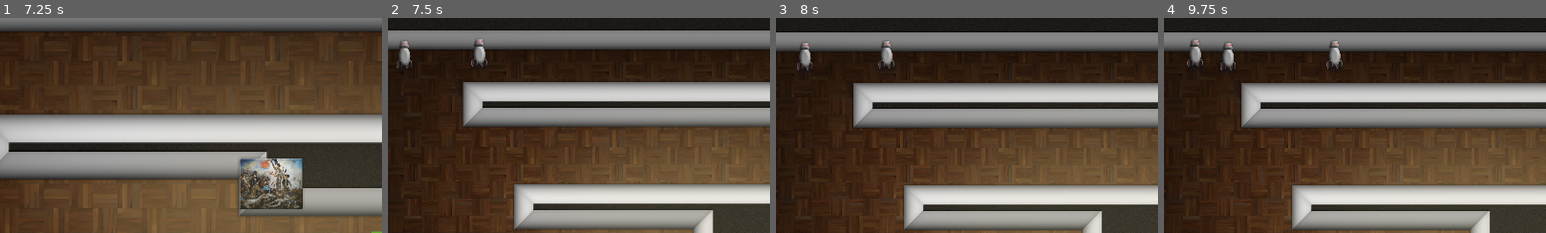
Above: before the commit, frames 1-4 (left to right).
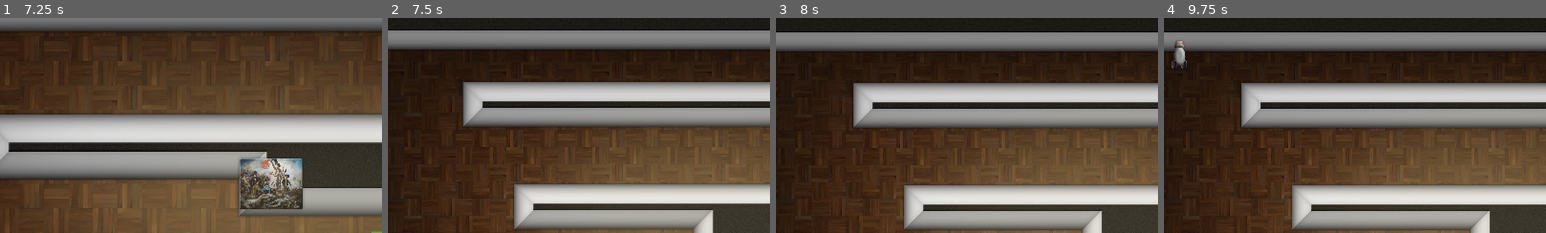
Above: after the commit, the same moments.

Repository: vibrunazo/godot-laststand
Game: Godot game, scene res://scenes/opening.tscn
Same seed, same stepped clock (60 frames per second), same inputs: the game is played once before the commit and once after it.
Inputs (mouse positions are % of the whole screen's width and height, from its top left):
- Up to frame 1 (7.25 s): click "Skip intro" at 0.5 s; tap Enter at 1.25 s; move the mouse to (72, 45) at 1.27 s; click (72, 45) at 1.42 s; click "Play" at 2 s; click (62, 65) at 2.75 s; click (26, 41) at 3.5 s; click (59, 60) at 4.25 s; click (49, 17) at 5 s; click (59, 60) at 5.75 s; click (73, 41) at 6.5 s
- Up to frame 2 (7.5 s): move the mouse to (90, 89) at 7.27 s; click (90, 89) at 7.42 s
- Up to frame 3 (8 s): no input
- Up to frame 4 (9.75 s): move the mouse to (60, 28) at 8.02 s; click (60, 28) at 8.17 s; move the mouse to (45, 70) at 8.77 s; click (45, 70) at 8.92 s; move the mouse to (80, 65) at 9.52 s; click (80, 65) at 9.67 s
The pictures show only the part of the screen within x 7-57%, y 0-50%; the shares and areas given below are measured in that part.

Frame 1 is identical in both runs. In frame 2, 0.6% of the frame differs, in the area x 2-26%, y 9-24%; in frame 3, 0.6%; in frame 4, 1.2%, in the area x 2-47%, y 10-25%.

Commit message:
rebalance waves difficulties

Diff:
--- a/scenes/monalisa_tower.tscn
+++ b/scenes/monalisa_tower.tscn
@@ -180,7 +180,7 @@
 position = Vector2(-48, -20)
 
 [node name="AttackTimer" parent="." index="3"]
-wait_time = 5.0
+wait_time = 7.0
 
 [node name="AudioFire" parent="." index="5"]
 stream = SubResource("AudioStreamRandomizer_e4628")
--- a/scenes/spawner.gd
+++ b/scenes/spawner.gd
@@ -11,6 +11,8 @@
 @export var num_waves: int = 5
 ## Which wave to start in by index
 @export var starting_wave: int = 0
+## How long in seconds the next wave starts after the previous one finished spawning
+@export var time_between_waves: float = 60
 
 ## emitted when all enemies of one wave have been defeated
 signal wave_defeated()
@@ -28,7 +30,7 @@
 	num_waves = waves.size()
 	if starting_wave < num_waves:
 		current_wave = starting_wave
-	await get_tree().create_timer(1).timeout
+	await get_tree().create_timer(3).timeout
 	start_spawner()
 
 func start_spawner():
@@ -71,7 +73,7 @@
 
 func on_wave_finished_spawning(wave_index: int):
 	print('wave %s finished spawning all %s enemies' % [wave_index, wave_states[wave_index].max_enemies])
-	await get_tree().create_timer(15).timeout
+	await get_tree().create_timer(time_between_waves).timeout
 	next_wave(wave_index)
 
 func on_wave_defeated(wave_index: int):
--- a/scenes/spawner.tscn
+++ b/scenes/spawner.tscn
@@ -11,12 +11,12 @@
 script = ExtResource("3_3exhg")
 enemy_to_spawn = 0
 max_spawns = 5
-spawn_timer = 2.0
+spawn_timer = 4.5
 
 [sub_resource type="Resource" id="Resource_coqef"]
 script = ExtResource("3_6odq1")
 enemy_spawns = Array[ExtResource("3_3exhg")]([SubResource("Resource_owfgx")])
-wave_money_reward = 200
+wave_money_reward = 250
 
 [sub_resource type="Resource" id="Resource_ijh13"]
 script = ExtResource("3_3exhg")
@@ -38,12 +38,29 @@
 [sub_resource type="Resource" id="Resource_tsd1v"]
 script = ExtResource("3_3exhg")
 enemy_to_spawn = 1
-max_spawns = 3
-spawn_timer = 3.0
+max_spawns = 2
+spawn_timer = 4.0
 
 [sub_resource type="Resource" id="Resource_vm2me"]
 script = ExtResource("3_6odq1")
 enemy_spawns = Array[ExtResource("3_3exhg")]([SubResource("Resource_2wr0n"), SubResource("Resource_tsd1v")])
+wave_money_reward = 400
+
+[sub_resource type="Resource" id="Resource_cgukh"]
+script = ExtResource("3_3exhg")
+enemy_to_spawn = 0
+max_spawns = 12
+spawn_timer = 1.2
+
+[sub_resource type="Resource" id="Resource_dsv0v"]
+script = ExtResource("3_3exhg")
+enemy_to_spawn = 1
+max_spawns = 3
+spawn_timer = 3.0
+
+[sub_resource type="Resource" id="Resource_vus73"]
+script = ExtResource("3_6odq1")
+enemy_spawns = Array[ExtResource("3_3exhg")]([SubResource("Resource_cgukh"), SubResource("Resource_dsv0v")])
 wave_money_reward = 400
 
 [sub_resource type="Resource" id="Resource_0clgq"]
@@ -61,10 +78,27 @@
 [sub_resource type="Resource" id="Resource_kdmua"]
 script = ExtResource("3_6odq1")
 enemy_spawns = Array[ExtResource("3_3exhg")]([SubResource("Resource_0clgq"), SubResource("Resource_wpdfw")])
+wave_money_reward = 300
+
+[sub_resource type="Resource" id="Resource_r2qp7"]
+script = ExtResource("3_3exhg")
+enemy_to_spawn = 0
+max_spawns = 30
+spawn_timer = 0.5
+
+[sub_resource type="Resource" id="Resource_nqq5l"]
+script = ExtResource("3_3exhg")
+enemy_to_spawn = 1
+max_spawns = 20
+spawn_timer = 1.5
+
+[sub_resource type="Resource" id="Resource_l6trg"]
+script = ExtResource("3_6odq1")
+enemy_spawns = Array[ExtResource("3_3exhg")]([SubResource("Resource_r2qp7"), SubResource("Resource_nqq5l")])
 wave_money_reward = 200
 
 [node name="Spawner" type="Node"]
 script = ExtResource("1_1sidu")
 difficulty_curve = ExtResource("3_yc6ud")
-waves = Array[ExtResource("3_6odq1")]([SubResource("Resource_coqef"), SubResource("Resource_7ysfw"), SubResource("Resource_vm2me"), SubResource("Resource_kdmua")])
+waves = Array[ExtResource("3_6odq1")]([SubResource("Resource_coqef"), SubResource("Resource_7ysfw"), SubResource("Resource_vm2me"), SubResource("Resource_vus73"), SubResource("Resource_kdmua"), SubResource("Resource_l6trg")])
 enemy_scenes = Array[PackedScene]([ExtResource("2_v8cd3"), ExtResource("3_jud2q")])
Not shown: 1 places in scenes/spawner.tscn that only renumber resources
